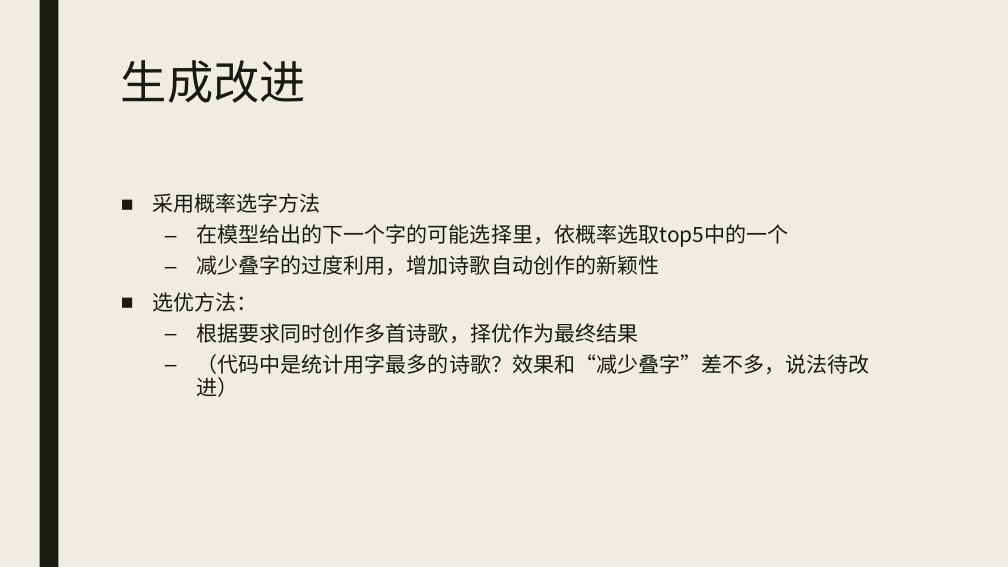
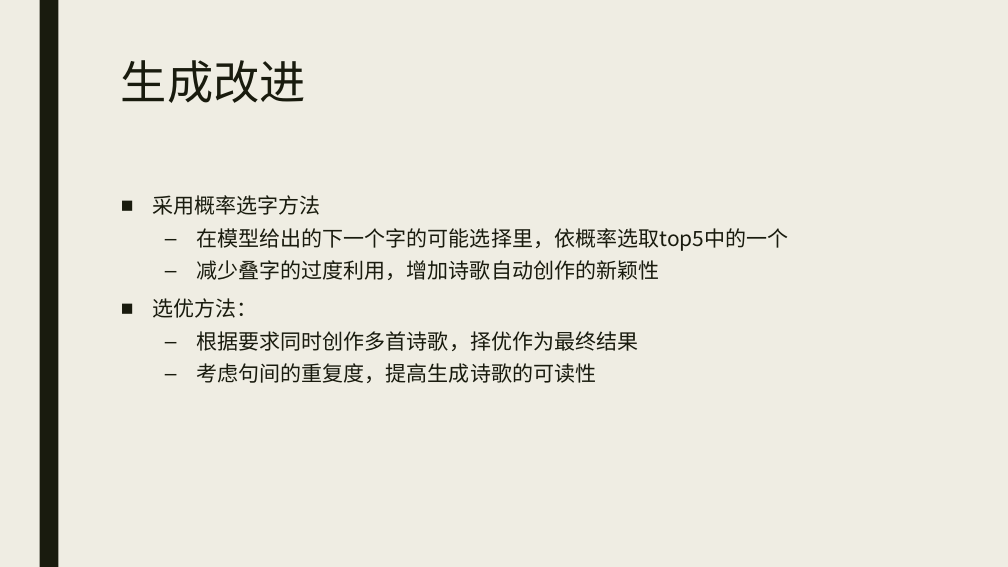
Before and after one commit to Changed-cc/deepstudy, a slide deck: slide 7 of CPG_pre.pptx. Drawn at 1008x567 pixels with LibreOffice and Linux fonts; fonts in the diff are those of the drawing. Boxes give left, top, right and bottom in pixels: in the first picture for what was removed or moved away, otherwise in the second. Text is boxed around its words. In the diff, an @@ line names an element or a change of style, - is before the commit and + after.

```diff
--- a/CPG_pre.pptx
+++ b/CPG_pre.pptx
@@ text at (153,195,789,351): line spacing 0.94 to 1 @@
@@ text at (197,363,597,383): text changed @@
-  – （代码中是统计用字最多的诗歌？效果和“减少叠字”差不多，说法待改进）
+  – 考虑句间的重复度，提高生成诗歌的可读性
```
Also in this commit, not shown: 5 other slides changed, 1 slide added.
